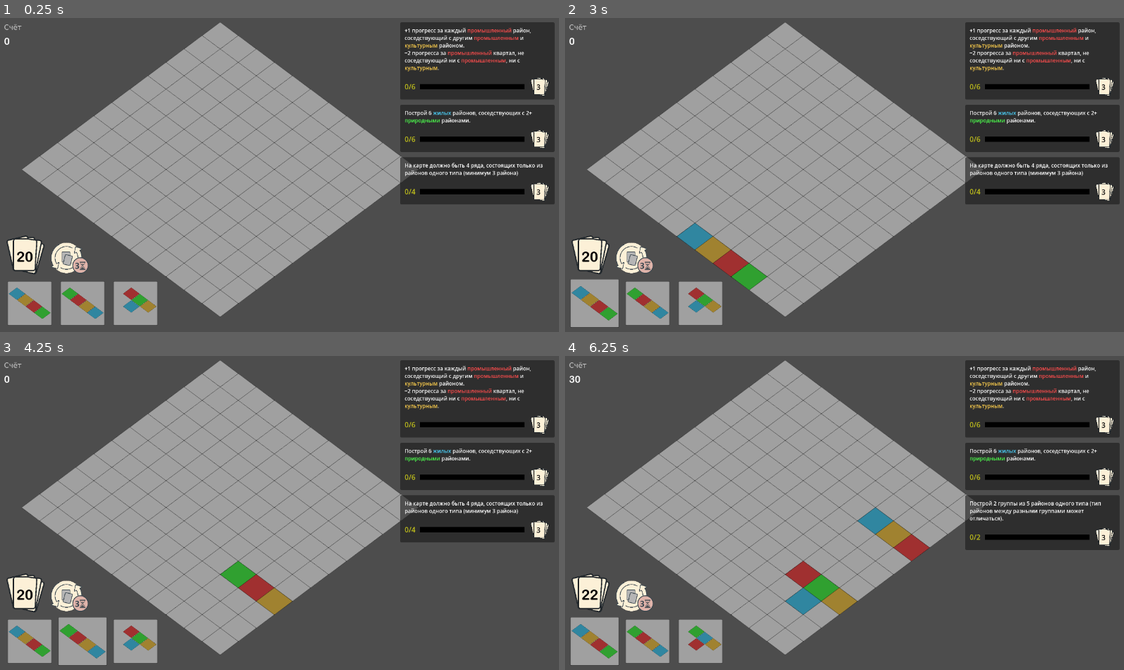
Above: before the commit, frames 1-4 (two rows, left to right).
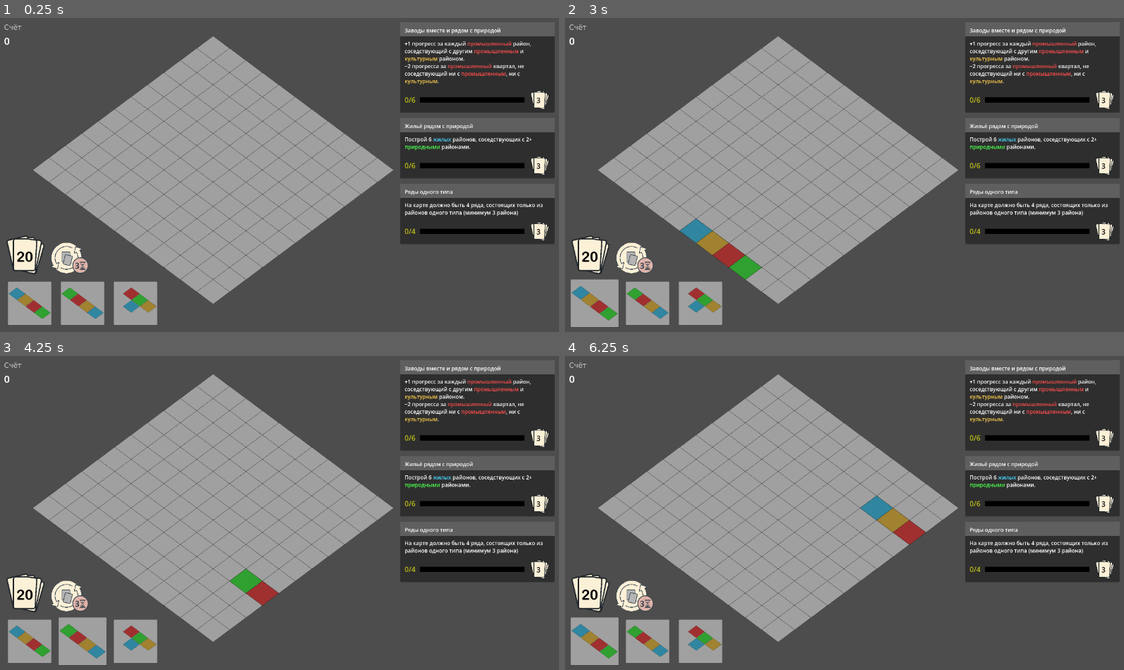
Above: after the commit, the same moments.

Repository: Suruks/Deck-and-Districts-Godot
Game: Godot game, scene res://main.tscn
Two runs of this game, one before a commit and one after it. Both use one fixed random seed, a clock stepped at 60 frames per second and the inputs below.
Inputs (mouse positions are in pixels of both pictures, inside the frame that each line leads up to):
- Up to frame 1 (0.25 s): no input
- Up to frame 2 (3 s): click (632, 259) at 0.52 s; click (632, 259) at 1.27 s; click (632, 259) at 2.02 s; tap Enter at 2.75 s; drag from (592, 303) to (900, 105) at 2.77 s
- Up to frame 3 (4.25 s): tap Space at 3.5 s; drag from (83, 641) to (245, 575) at 3.52 s
- Up to frame 4 (6.25 s): tap Enter at 4.25, 5.75 s; move the mouse to (699, 641) at 4.27 s; click (699, 641) at 4.42 s; tap Space at 5 s; drag from (810, 575) to (648, 641) at 5.02 s; drag from (592, 641) to (872, 513) at 5.77 s

The runs differ from the first frame. In frame 1, 20% of the frame differs, in the area x 3-100%, y 1-96%; in frame 2, 21%; in frame 3, 21%; in frame 4, 22%, in the area x 0-100%, y 1-96%.

Commit message:
added quest name

Diff:
--- a/QuestUI.tscn
+++ b/QuestUI.tscn
@@ -1,7 +1,12 @@
-[gd_scene load_steps=5 format=3 uid="uid://qbh7ksafhqak"]
+[gd_scene load_steps=7 format=3 uid="uid://qbh7ksafhqak"]
 
 [ext_resource type="Script" uid="uid://b2ead104ruhiy" path="res://quest_ui.gd" id="1_vh80s"]
 [ext_resource type="Texture2D" uid="uid://bp5nnu6p6uawh" path="res://deck.png" id="2_582tu"]
+
+[sub_resource type="Theme" id="Theme_582tu"]
+
+[sub_resource type="StyleBoxFlat" id="StyleBoxFlat_wlx7c"]
+bg_color = Color(1, 1, 1, 0.23529412)
 
 [sub_resource type="StyleBoxFlat" id="StyleBoxFlat_vh80s"]
 bg_color = Color(0, 0, 0, 1)
@@ -16,6 +21,13 @@
 [node name="Panel" type="Panel" parent="."]
 layout_mode = 2
 
+[node name="Panel" type="Panel" parent="Panel"]
+layout_mode = 0
+offset_right = 350.0
+offset_bottom = 32.0
+theme = SubResource("Theme_582tu")
+theme_override_styles/panel = SubResource("StyleBoxFlat_wlx7c")
+
 [node name="MarginContainer" type="MarginContainer" parent="Panel"]
 layout_mode = 1
 offset_right = 350.0
@@ -28,6 +40,17 @@
 [node name="VBoxContainer" type="VBoxContainer" parent="Panel/MarginContainer"]
 layout_mode = 2
 theme_override_constants/separation = 10
+
+[node name="LabelName" type="RichTextLabel" parent="Panel/MarginContainer/VBoxContainer"]
+custom_minimum_size = Vector2(0, 20)
+layout_mode = 2
+size_flags_vertical = 2
+theme_override_font_sizes/normal_font_size = 12
+bbcode_enabled = true
+text = "Заводы вместе и рядом с природой
+"
+scroll_active = false
+autowrap_mode = 2
 
 [node name="LabelDescription" type="RichTextLabel" parent="Panel/MarginContainer/VBoxContainer"]
 custom_minimum_size = Vector2(0, 20)
--- a/main.gd
+++ b/main.gd
@@ -55,10 +55,10 @@
 	var cam = Camera2D.new()
 	cam.set_script(cam_scene)
 	add_child(cam)
-	cam.zoom = Vector2(0.66, 0.66)
+	cam.zoom = Vector2(0.6, 0.6)
 
 	var grid_center_pos = grid_manager.get_center_screen_position()
-	var final_camera_pos = grid_center_pos + Vector2(194, 20)
+	var final_camera_pos = grid_center_pos + Vector2(240, 20)
 	cam.position = final_camera_pos
 
 	# Колода
--- a/quest_ui.gd
+++ b/quest_ui.gd
@@ -4,6 +4,7 @@
 
 @onready var panel : Panel = $Panel
 @onready var vbox : VBoxContainer = $Panel/MarginContainer/VBoxContainer
+@onready var label_name : RichTextLabel = $Panel/MarginContainer/VBoxContainer/LabelName
 @onready var label_desc : RichTextLabel = $Panel/MarginContainer/VBoxContainer/LabelDescription
 @onready var hbox : HBoxContainer = $Panel/MarginContainer/VBoxContainer/HBoxContainer
 @onready var progress_bar : ProgressBar = $Panel/MarginContainer/VBoxContainer/HBoxContainer/ProgressBar
@@ -51,6 +52,8 @@
 	label_desc.size_flags_horizontal = Control.SIZE_EXPAND_FILL
 	label_desc.size_flags_vertical = Control.SIZE_SHRINK_CENTER  # Label сам считает высоту
 
+	label_name.bbcode_text = quest.short_desc
+
 	progress_bar.min_value = 0
 	progress_bar.max_value = quest.target_progress
 	progress_bar.value = quest.current_progress
